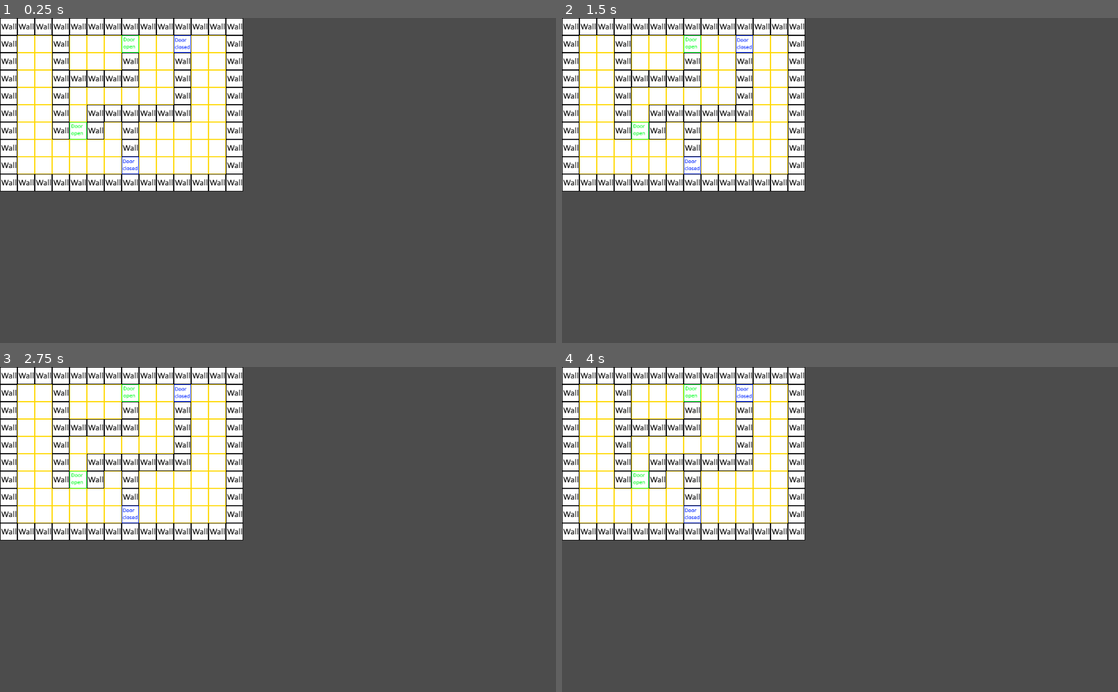
Above: before the commit, frames 1-4 (two rows, left to right).
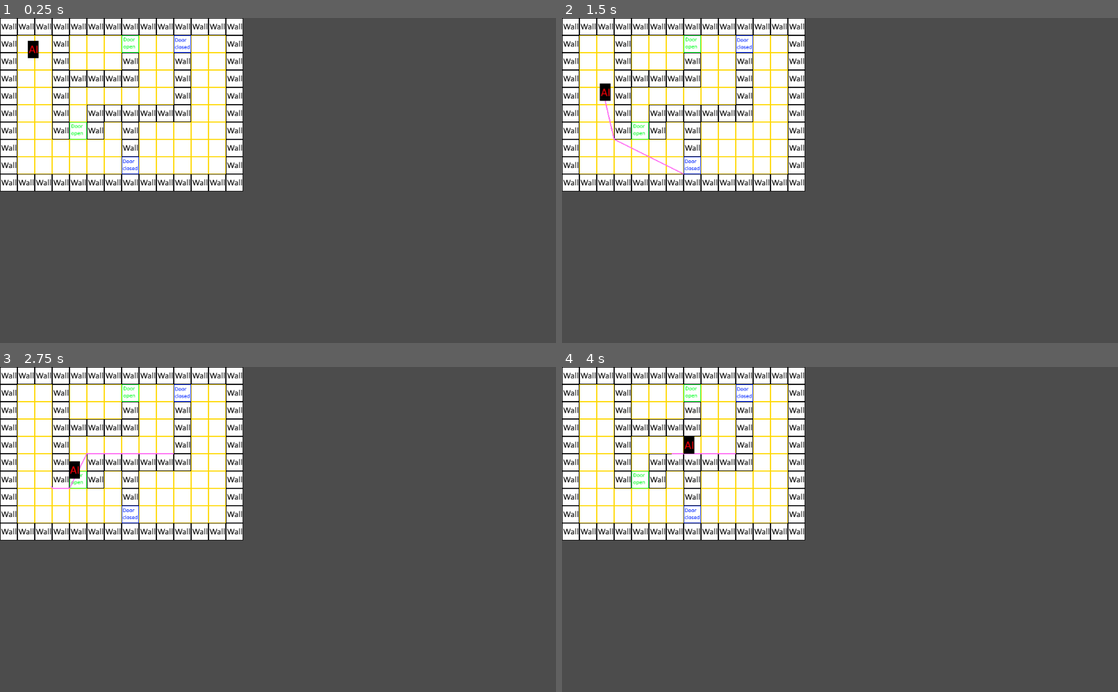
Above: after the commit, the same moments.

Repository: AppleJuiceStudios/LD46
Game: Godot game, scene res://levels/ai_playground.tscn
The game is run twice, just before and just after one commit, with the same random seed, the same clock (stepped at 60 frames per second) and the same inputs. The project has no main scene, so this scene is started directly.
Inputs (mouse positions are in pixels of both pictures, inside the frame that each line leads up to):
- Up to frame 1 (0.25 s): no input
- Up to frame 2 (1.5 s): tap Enter at 0.5 s; move the mouse to (962, 164) at 0.52 s; click (962, 164) at 0.67 s; move the mouse to (728, 196) at 1.27 s; click (728, 196) at 1.42 s
- Up to frame 3 (2.75 s): move the mouse to (333, 458) at 2.02 s; click (333, 458) at 2.17 s
- Up to frame 4 (4 s): move the mouse to (812, 594) at 2.77 s; click (812, 594) at 2.92 s; move the mouse to (1006, 578) at 3.52 s; click (1006, 578) at 3.67 s

The runs differ from the first frame. In frame 1, 0.1% of the frame differs, in the area x 5-7%, y 6-13%; in frame 2, 0.2%, in the area x 6-22%, y 20-49%; in frame 3, 0.2%; in frame 4, 0.2%.

Commit message:
Demonstrate ai movement via point and click.

Diff:
--- a/LD46/characters/BasicAI.tscn
+++ b/LD46/characters/BasicAI.tscn
@@ -1,8 +1,10 @@
-[gd_scene load_steps=2 format=2]
+[gd_scene load_steps=3 format=2]
 
 [ext_resource path="res://characters/BasicAI.gd" type="Script" id=1]
-
-
+[ext_resource path="res://assets/character.png" type="Texture" id=2]
 
 [node name="Sprite" type="Sprite"]
+texture = ExtResource( 2 )
+offset = Vector2( 0, -16 )
 script = ExtResource( 1 )
+speed = 100.0
--- /dev/null
+++ b/LD46/levels/ai_playground.gd
@@ -0,0 +1,15 @@
+extends Node
+
+onready var nav_2d : Navigation2D = $Navigation2D
+onready var line_2d : Line2D = $Line2D
+onready var character : Sprite = $Character
+
+func _unhandled_input(event: InputEvent) -> void:
+	if not event is InputEventMouseButton:
+		return
+	if event.button_index != BUTTON_LEFT or not event.pressed:
+		return
+
+	var new_path : = nav_2d.get_simple_path(character.global_position, event.global_position)
+	line_2d.points = new_path
+	character.path = new_path
--- a/LD46/levels/ai_playground.tscn
+++ b/LD46/levels/ai_playground.tscn
@@ -1,8 +1,11 @@
-[gd_scene load_steps=2 format=2]
+[gd_scene load_steps=4 format=2]
 
 [ext_resource path="res://assets/tileset.tres" type="TileSet" id=1]
+[ext_resource path="res://levels/ai_playground.gd" type="Script" id=2]
+[ext_resource path="res://characters/BasicAI.tscn" type="PackedScene" id=3]
 
 [node name="Node2D" type="Node2D"]
+script = ExtResource( 2 )
 
 [node name="Navigation2D" type="Navigation2D" parent="."]
 
@@ -13,3 +16,10 @@
 cell_custom_transform = Transform2D( 32, 0, 0, 32, 0, 0 )
 format = 1
 tile_data = PoolIntArray( 0, 1, 0, 1, 1, 0, 2, 1, 0, 3, 1, 0, 4, 1, 0, 5, 1, 0, 6, 1, 0, 7, 1, 0, 8, 1, 0, 9, 1, 0, 10, …(1787 unchanged characters)…
+
+[node name="Line2D" type="Line2D" parent="."]
+width = 2.0
+default_color = Color( 1, 0.4, 0.94902, 1 )
+
+[node name="Character" parent="." instance=ExtResource( 3 )]
+position = Vector2( 61.088, 73.5957 )
Binary file added: LD46/assets/character.png
Not shown, added: LD46/assets/character.png.import
